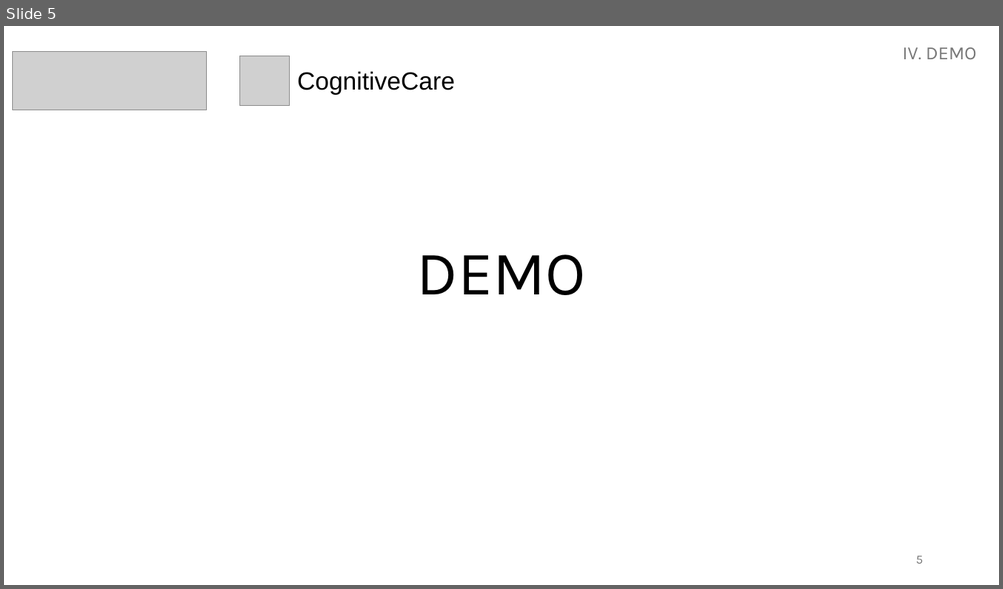
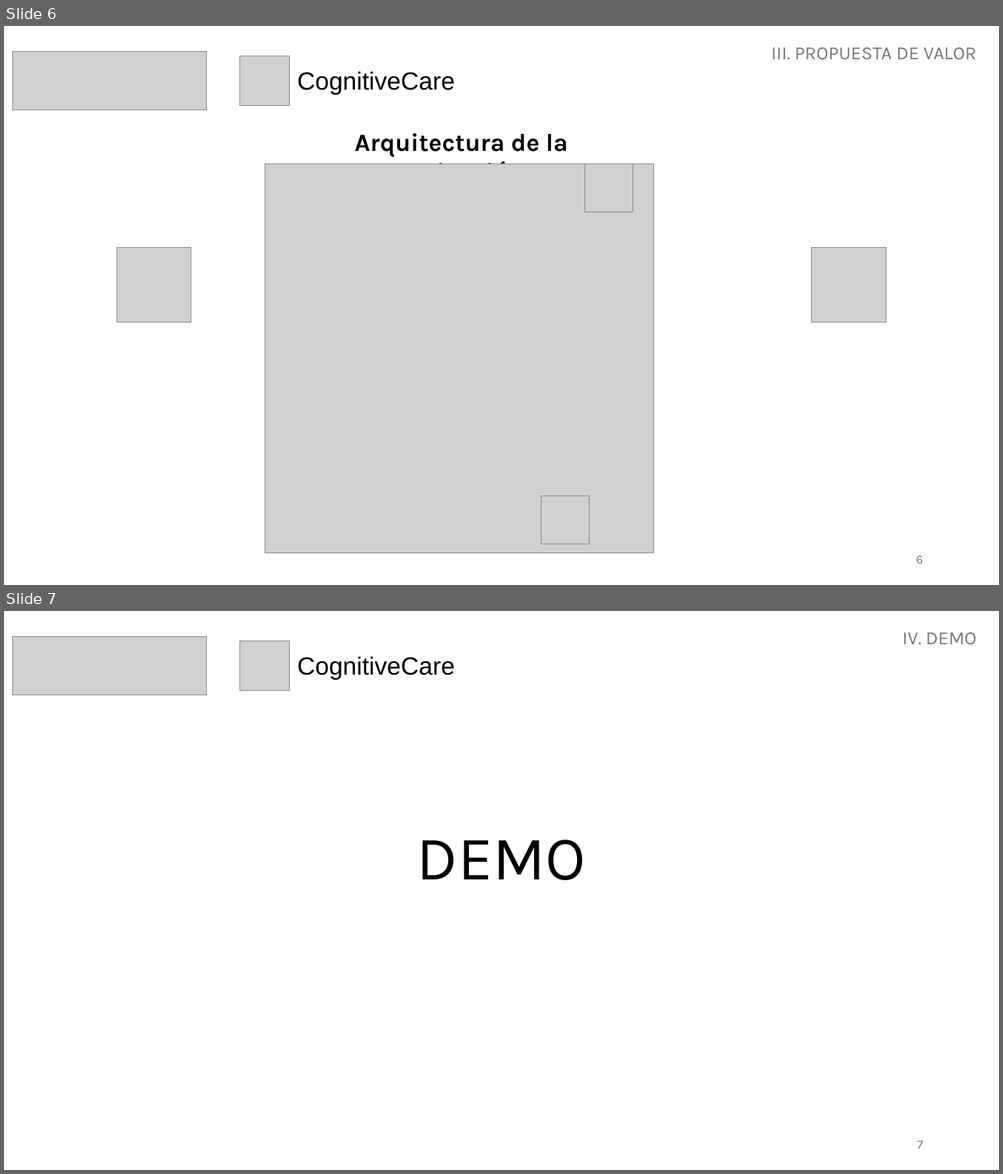
Before and after one commit to Daranix/cognitive-care, a slide deck: cognitive-care-doc-references/20241124_hackathon.pptx. Shown one above the other, each under a label of ours: slide 5 before the commit, slides 6 and 7 after it. The pictures are 1003x589 and 1003x1174 pixels, drawn with LibreOffice and Linux fonts; fonts in the diff are those of the drawing; grey boxes stand for pictures. Boxes give left, top, right and bottom in pixels: in the first picture for what was removed or moved away, otherwise in the second. Text is boxed around its words. In the diff, an @@ line names an element or a change of style, - is before the commit and + after.

```diff
--- a/cognitive-care-doc-references/20241124_hackathon.pptx
+++ b/cognitive-care-doc-references/20241124_hackathon.pptx
@@ slide 6 added at (x1=4, y1=26, x2=999, y2=585), background #FFFFFF @@
@@ text added at (x1=771, y1=47, x2=976, y2=59), 18 pt, text #797979 @@
+III. PROPUESTA DE VALOR
@@ picture added at (x1=13, y1=51, x2=207, y2=110) @@
@@ picture added at (x1=240, y1=56, x2=290, y2=106) @@
@@ text added at (x1=297, y1=71, x2=455, y2=95), 24 pt, text #000000 @@
+CognitiveCare
@@ text added at (x1=355, y1=133, x2=568, y2=164), 24 pt, text #000000, bold @@
+Arquitectura de la aplicación
@@ picture added at (x1=265, y1=164, x2=654, y2=554) @@
@@ picture added at (x1=584, y1=164, x2=632, y2=212) @@
@@ picture added at (x1=116, y1=247, x2=191, y2=322) @@
@@ picture added at (x1=811, y1=247, x2=886, y2=322) @@
@@ picture added at (x1=541, y1=497, x2=589, y2=545) @@
@@ page number added at (x1=916, y1=556, x2=923, y2=564), 12 pt, text #797979 @@
+6
@@ what was slide 5 is now slide 7 @@
@@ page number at (x1=917, y1=1141, x2=923, y2=1149): text changed @@
-5
+7
```
Also in this commit, not shown: 1 other slide added.
